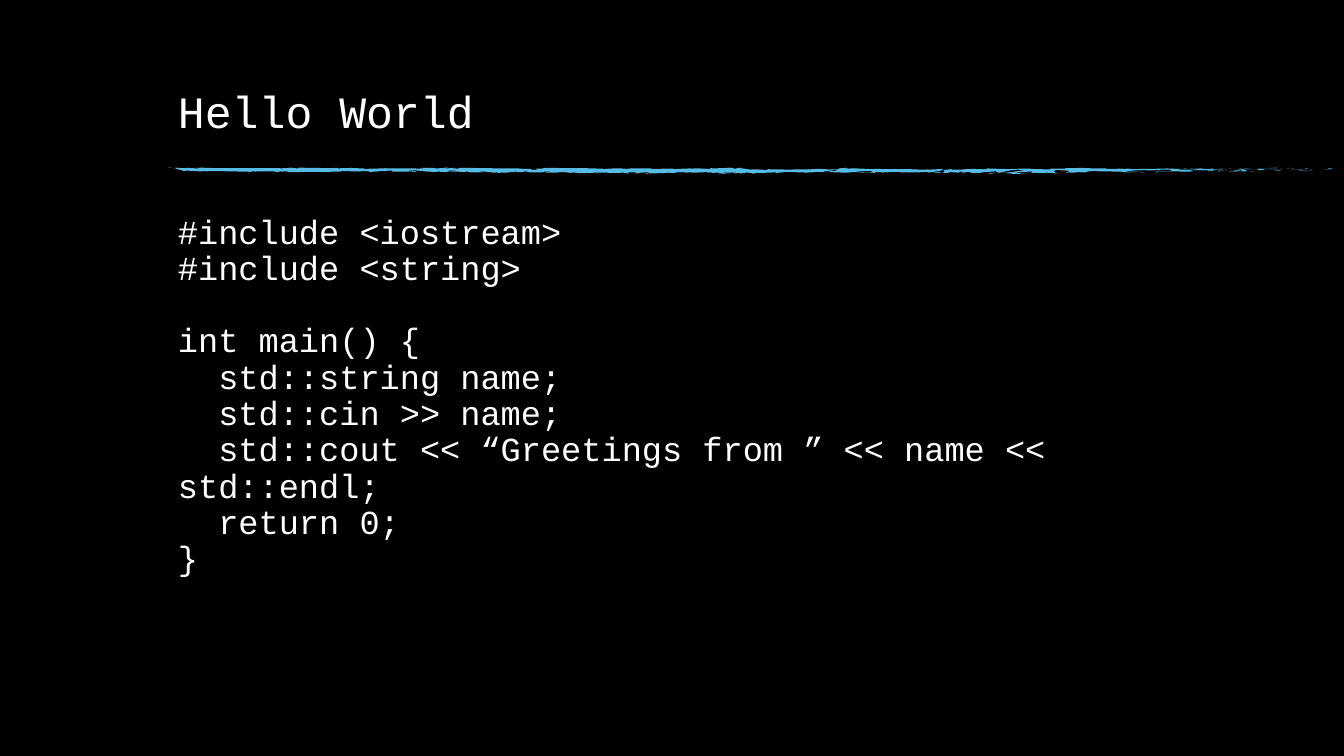
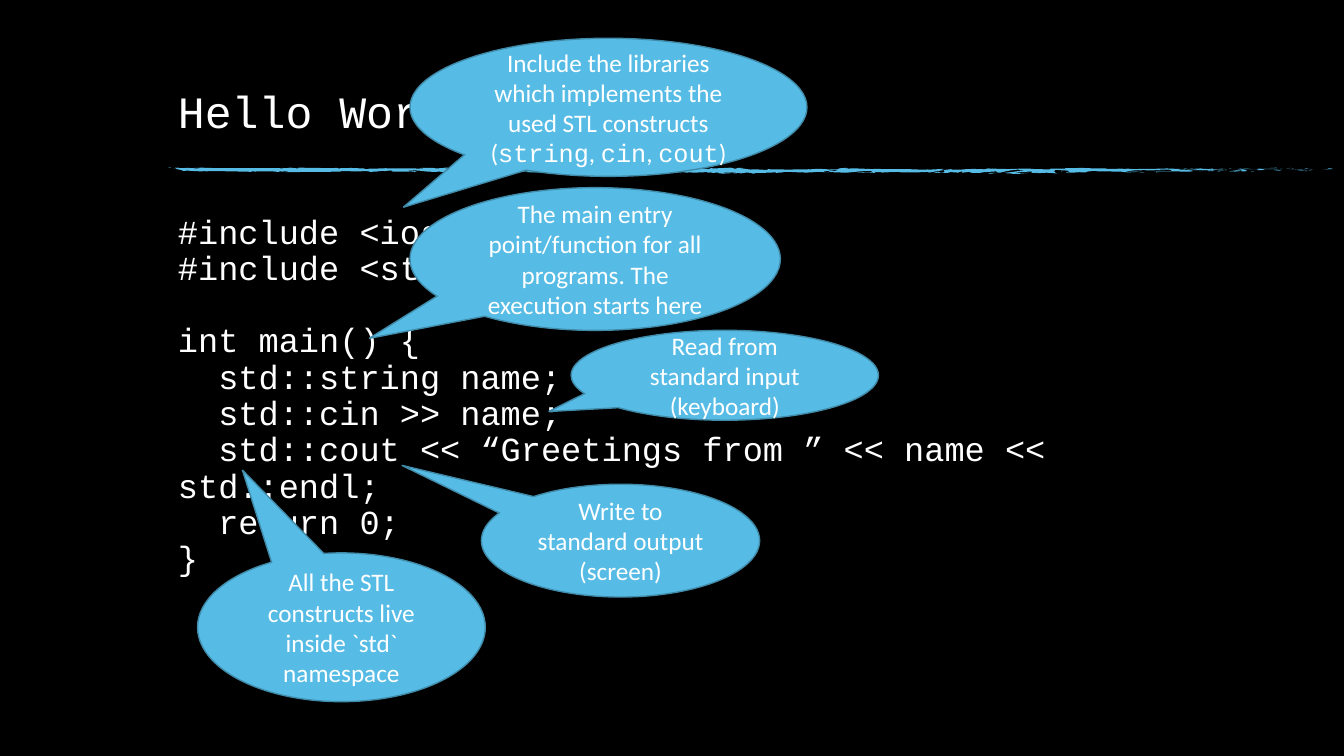
Before and after one commit to fan1x/fan1x.github.io, a slide deck: slide 9 of data/2021-22/cpp/ex01.pptx (slide 8 before the commit). Drawn at 1344x756 pixels with LibreOffice and Linux fonts; fonts in the diff are those of the drawing; background and template pictures are left out. Boxes give left, top, right and bottom in pixels: in the first picture for what was removed or moved away, otherwise in the second. Text is boxed around its words. In the diff, an @@ line names an element or a change of style, - is before the commit and + after.

Commit message:
[cpp21] new version of slides

```diff
--- a/data/2021-22/cpp/ex01.pptx
+++ b/data/2021-22/cpp/ex01.pptx
@@ speech bubble added at (410, 38, 808, 176), fill #57BCE5, outline #408BA9 1 pt, 18 pt, text #FFFFFF @@
+Include the libraries which implements the used STL constructs (string, cin, cout)
@@ speech bubble added at (410, 188, 780, 331), fill #57BCE5, outline #408BA9 1 pt, 18 pt, text #FFFFFF @@
+The main entry point/function for all programs. The execution starts here
@@ speech bubble added at (571, 331, 878, 420), fill #57BCE5, outline #408BA9 1 pt, 18 pt, text #FFFFFF @@
+Read from standard input (keyboard)
@@ speech bubble added at (481, 484, 759, 597), fill #57BCE5, outline #408BA9 1 pt, 18 pt, text #FFFFFF @@
+Write to standard output (screen)
@@ speech bubble added at (198, 553, 485, 702), fill #57BCE5, outline #408BA9 1 pt, 18 pt, text #FFFFFF @@
+All the STL constructs live inside `std` namespace
```
Also in this commit, not shown: 7 other slides changed, 1 slide added, 1 other file.
